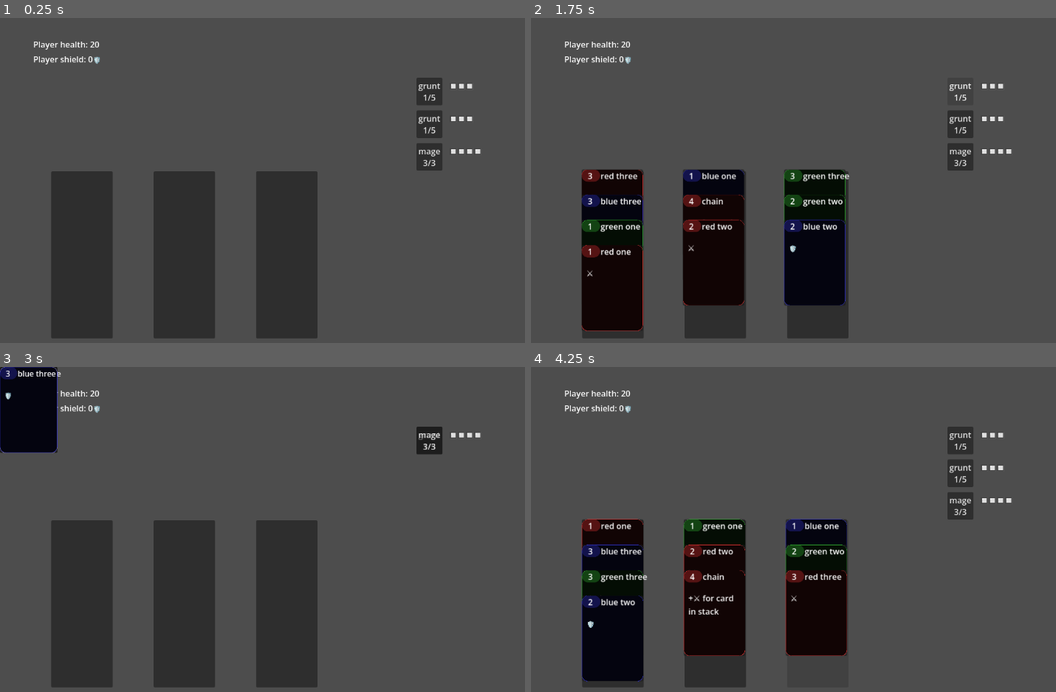
Above: before the commit, frames 1-4 (two rows, left to right).
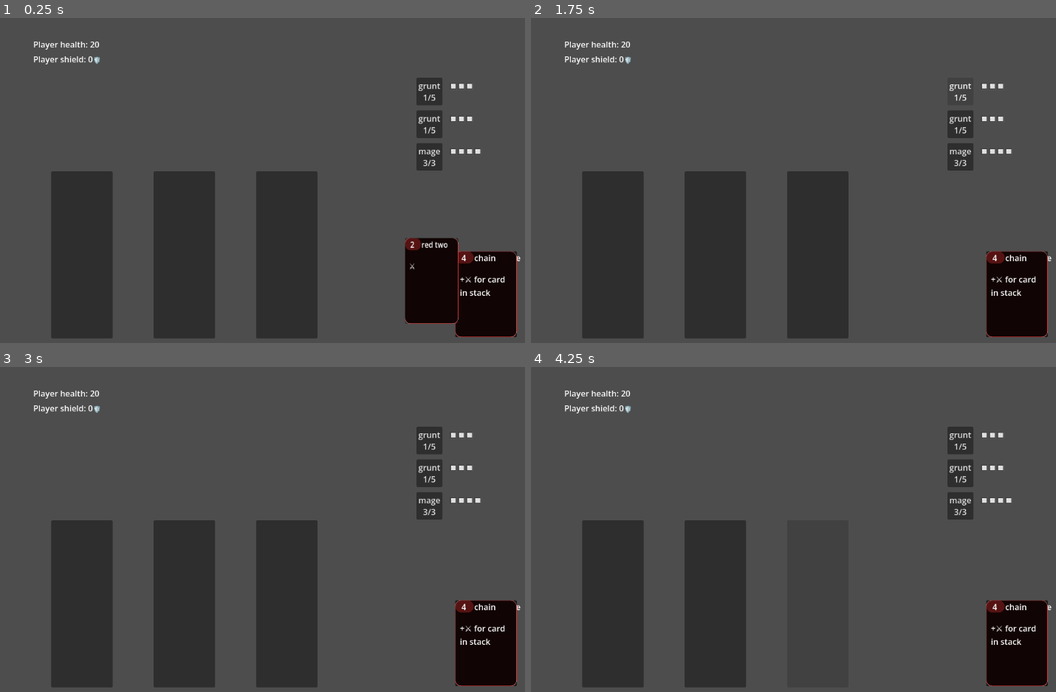
Above: after the commit, the same moments.

Repository: tgbrooks/cocards
Game: Godot game, scene res://main.tscn
The game is run twice, just before and just after one commit, with the same random seed, the same clock (stepped at 60 frames per second) and the same inputs.
Inputs (mouse positions are in pixels of both pictures, inside the frame that each line leads up to):
- Up to frame 1 (0.25 s): no input
- Up to frame 2 (1.75 s): tap Enter at 0.5 s; move the mouse to (956, 167) at 0.52 s; hold W 0.53-1.25 s; hold R 0.53-1.25 s; click "grunt 1/5" at 1.25 s
- Up to frame 3 (3 s): move the mouse to (178, 549) at 2.02 s; tap R at 2.1 s; move the mouse to (351, 461) at 2.77 s; hold W from 2.78 s (still down); hold R from 2.78 s (still down)
- Up to frame 4 (4.25 s): keep holding W; move the mouse to (798, 597) at 3.52 s; release R at 3.53 s; tap R at 3.6 s

The runs differ from the first frame. In frame 1, 5.6% of the frame differs, in the area x 77-100%, y 67-99%; in frame 2, 18%; in frame 3, 6.9%; in frame 4, 19%, in the area x 9-100%, y 46-99%.

Commit message:
More anim work, new cheat

Diff:
--- a/Anim.gd
+++ b/Anim.gd
@@ -14,12 +14,15 @@
 
 func release_blocking_anim():
 	blocking_anim_count -= 1
-	assert(blocking_anim_count >= 0, "blocking_anim_count is now negative!")
-	if blocking_anim_count == 0:
+	# Negative values can happen when we force reload the scene for debugging purposes
+	if blocking_anim_count <= 0:
 		anim_done.emit()
+		blocking_anim_count
 
 func await_anim_okay():
-	if blocking_anim_count == 0:
-		return
-	else:
+	while blocking_anim_count > 0:
 		await anim_done
+
+func wipe_anim_lock():
+	blocking_anim_count = 0
+	anim_done.emit()
--- a/card_stack.gd
+++ b/card_stack.gd
@@ -1,4 +1,5 @@
 class_name CardStack extends Node2D
+@export var BETWEEN_CARD_HEIGHT: int = 50
 
 var cards: Array[Card]:
 	get():
@@ -16,27 +17,31 @@
 	background_button.pressed.connect(stack_pressed)
 
 
-# Called every frame. 'delta' is the elapsed time since the previous frame.
-func _process(delta: float) -> void:
-	var curr_height = 0;
-	for i in range(cards.size()):
-		var card = cards[i]
-		var to_pos: Vector2 = Vector2(0, curr_height)
-		var dist = to_pos.distance_to(card.position)
-		if dist < 1.5:
-			card.position = to_pos
-		else:
-			var factor = 0.0001**delta
-			card.position = to_pos * (1-factor) + card.position*factor
-		curr_height += 50 #card.button.size.y + padding
+func append(card: Card) -> void:
+	var curr_height: int = 0
+	for child in get_children():
+		if not child is Card:
+			continue
+		curr_height += BETWEEN_CARD_HEIGHT
 
-func append(card: Card) -> void:
-	var old_pos = to_local(card.global_position)
+	var old_pos = card.global_position
 	var parent = card.get_parent()
 	if parent:
 		parent.remove_child(card)
-	card.position = old_pos
 	add_child(card)
+
+	var to_pos: Vector2 = Vector2(0, curr_height)
+
+	if old_pos == Vector2.ZERO:
+		card.position = to_pos
+	else:
+		card.position = to_local(old_pos)
+		await AnimThread.await_anim_okay()
+		var tween: Tween = create_tween()
+		tween.set_ease(Tween.EASE_IN_OUT)
+		tween.tween_property(card, "position", to_pos, 0.2)
+		AnimThread.make_blocking_anim_tween(tween)
+
 
 func remove(card: Card):
 	remove_child(card)
--- a/deck.gd
+++ b/deck.gd
@@ -12,11 +12,20 @@
 
 func _on_appended(card_data: CardData) -> void:
 	var card = main.lookup_card(card_data)
-	var old_position = to_local(card.global_position)
+	var old_position = card.global_position
 	if card.get_parent():
 		card.get_parent().remove_child(card)
 	add_child(card)
-	card.position = old_position
+	var to_pos = Vector2(0,0)
+	if old_position == Vector2.ZERO:
+		card.position = to_pos
+	else:
+		card.position = to_local(old_position)
+		var tween: Tween = create_tween()
+		tween.set_ease(Tween.EASE_IN_OUT)
+		tween.tween_property(card, "position", to_pos, 0.25)
+		AnimThread.make_blocking_anim_tween(tween)
+
 
 func _on_pop(card_data: CardData):
 	var card = main.lookup_card(card_data)
@@ -24,15 +33,3 @@
 	remove_child(card)
 	card.global_position = old_pos
 	return card
-
-func _process(delta):
-	var to_pos = Vector2(0,0)
-	for card in self.get_children():
-		if card is not Card:
-			continue
-		var dist = to_pos.distance_to(card.position)
-		if dist < 1.5:
-			card.position = to_pos
-		else:
-			var factor = 0.0001**delta
-			card.position = to_pos * (1-factor) + card.position*factor
--- a/deck_data.gd
+++ b/deck_data.gd
@@ -9,13 +9,16 @@
 func append(card: CardData) -> void:
 	cards.append(card)
 	card_appended.emit(card)
+	await AnimThread.await_anim_okay()
 
 func pop() -> CardData:
 	var card = cards.pop_back()
 	if card:
 		card_removed.emit(card)
+		await AnimThread.await_anim_okay()
 	return card
 
 func shuffle() -> void:
 	cards.shuffle()
 	shuffled.emit()
+	await AnimThread.await_anim_okay()
--- a/game_state.gd
+++ b/game_state.gd
@@ -33,23 +33,24 @@
 	player_shield_changed.emit(0,0)
 
 func deal_cards():
-	deck.shuffle()
+	await deck.shuffle()
 
 	var i = 0
 	while true:
-		var card = deck.pop()
+		var card = await deck.pop()
 		if not card:
 			break
 		card.flip_card(Enums.CardFace.FRONT)
 		card_stacks[i].append(card)
 		card_stacked.emit(card, i)
 		i = (i + 1) % card_stacks.size()
+		await AnimThread.await_anim_okay()
 
 func play_stack(chain: Array[CardData], enemy: EnemyData) -> void:
 	var result = CardData.compute_chain(chain, enemy, self)
 	for i in range(chain.size()-1,-1,-1):
 		var card = chain[i]
-		play_card(card)
+		await play_card(card)
 	result.apply(chain, enemy, self)
 	gain_enemy_action_points(1)
 
@@ -68,7 +69,7 @@
 			stack.pop_at(idx)
 			card_played.emit(card)
 			card.flip_card(Enums.CardFace.BACK)
-			deck.append(card)
+			await deck.append(card)
 			return
 	assert(false, "Card not found in deck")
 
--- a/main.gd
+++ b/main.gd
@@ -39,10 +39,17 @@
 
 	state.init()
 
-func _process(_delta: float) -> void:
-	if Input.is_key_pressed(KEY_R):
-		# FOR DEBUG PURPOSES, RESTART GAME
-		get_tree().reload_current_scene()
+func _unhandled_input(event: InputEvent) -> void:
+	if event is InputEventKey:
+		if event.pressed and event.keycode == KEY_R:
+			# FOR DEBUG PURPOSES, RESTART GAME
+			get_tree().reload_current_scene()
+			AnimThread.wipe_anim_lock()
+		if event.pressed and event.keycode == KEY_W:
+			# FOR DEBUG PURPOSES, "WIN" THE ROUND
+			for enemy in state.enemies:
+				enemy.take_damage(1000)
+
 
 func cards_activated(cards: Array[Card], card_stack: CardStack) -> void:
 	if not Card.can_chain(cards):
